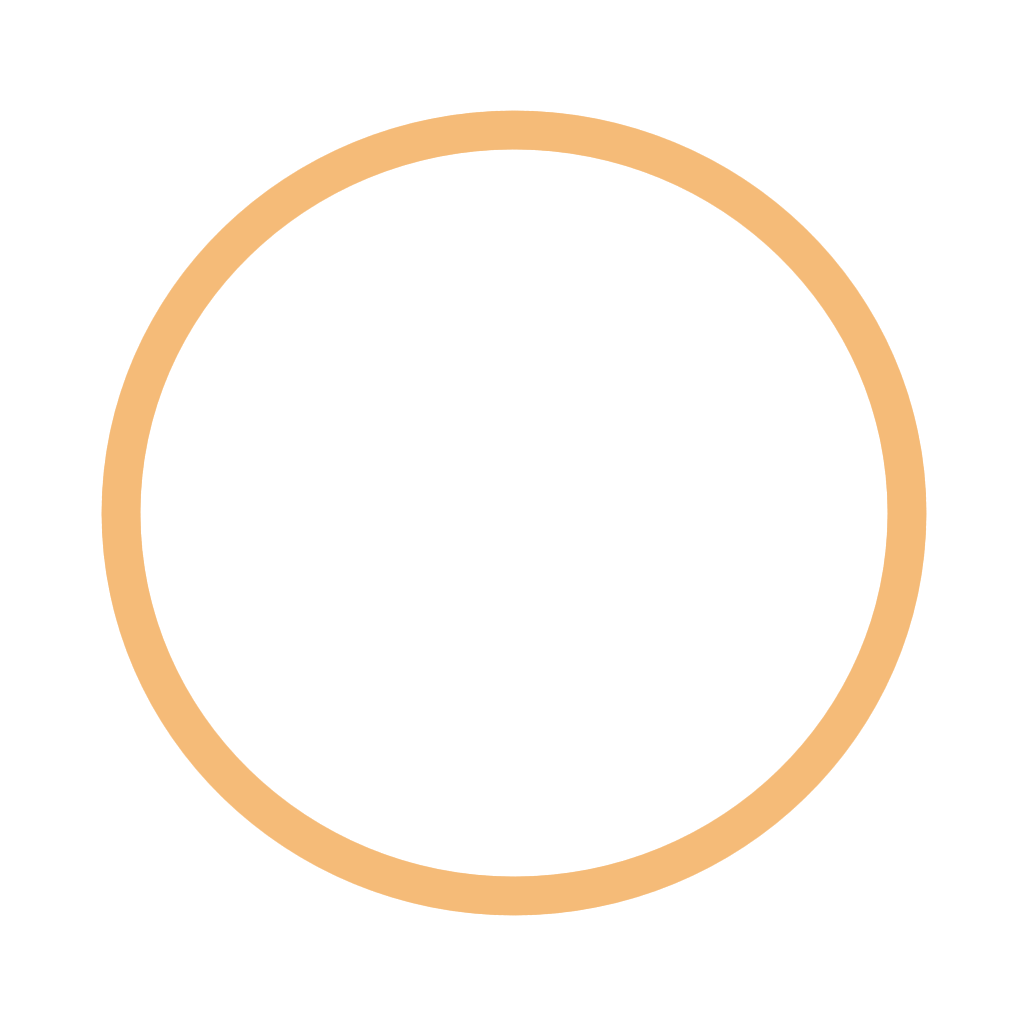
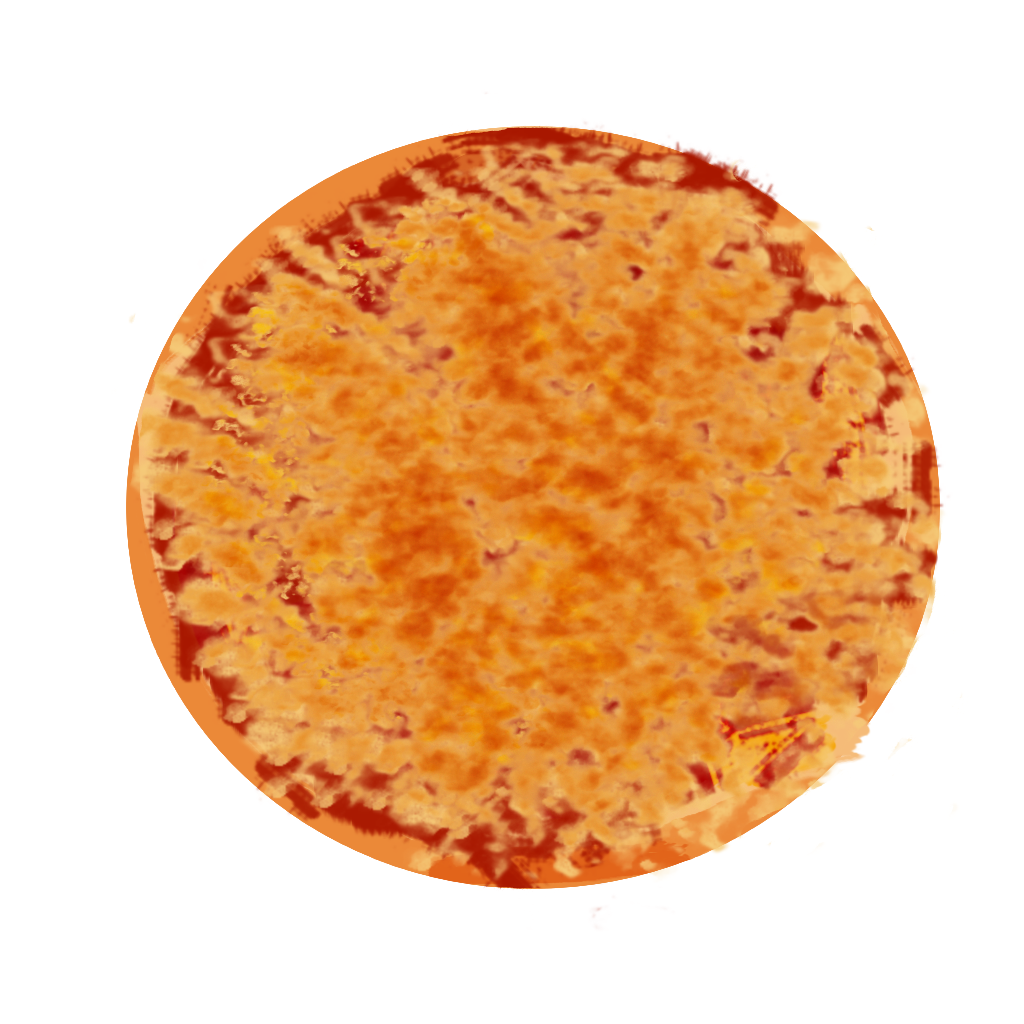
The second 1024 × 1024 image is a revision of the first. Changes to its layers:
hid "topping", painted on it over [128, 320, 448, 576]
painted on "cheese" over [101, 91, 963, 931]
painted on "sauce" over [101, 91, 963, 931]
added layer "base2" above "base" over [101, 91, 963, 931]
hid "base", painted on it over [101, 91, 963, 931]
